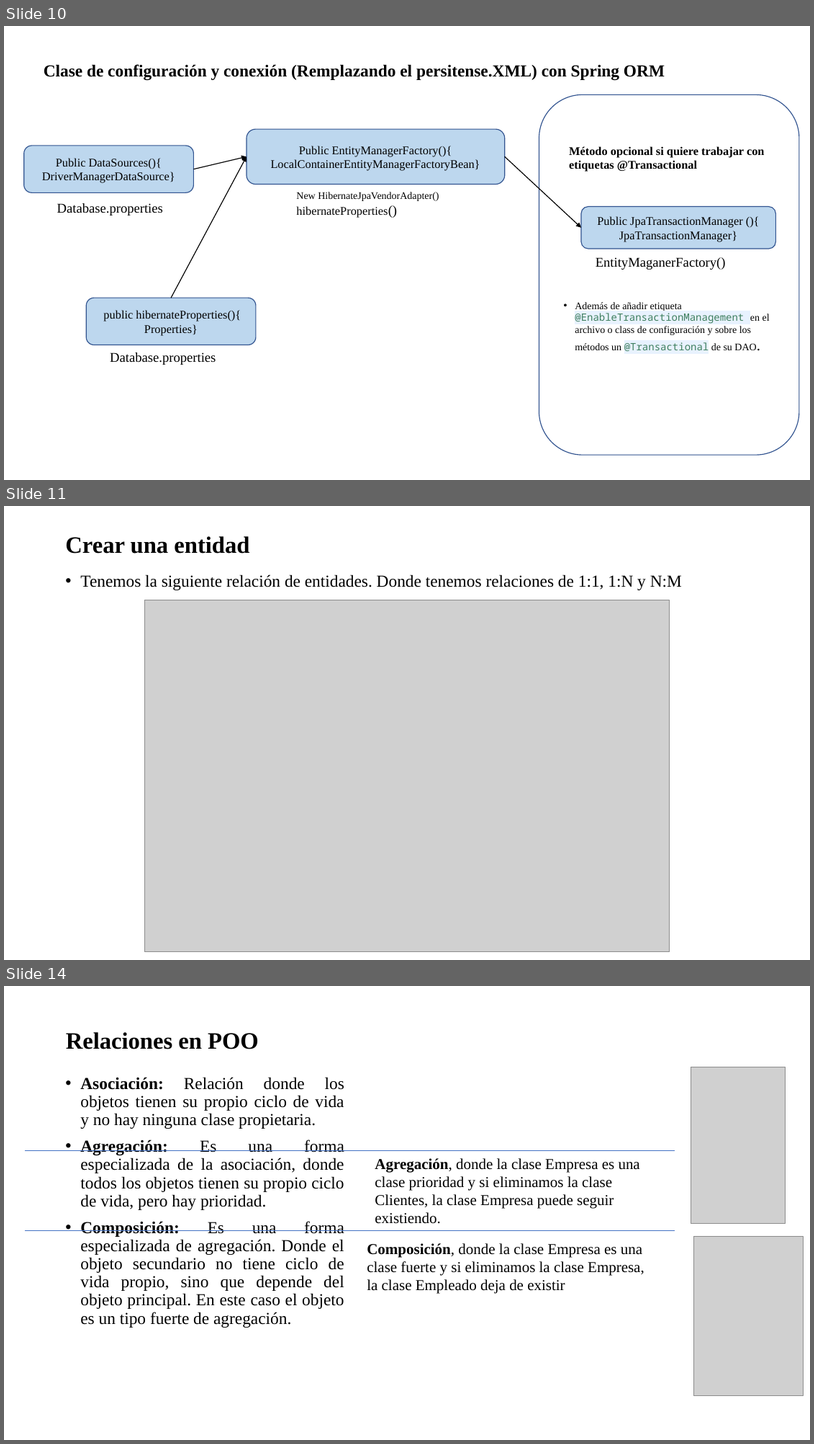
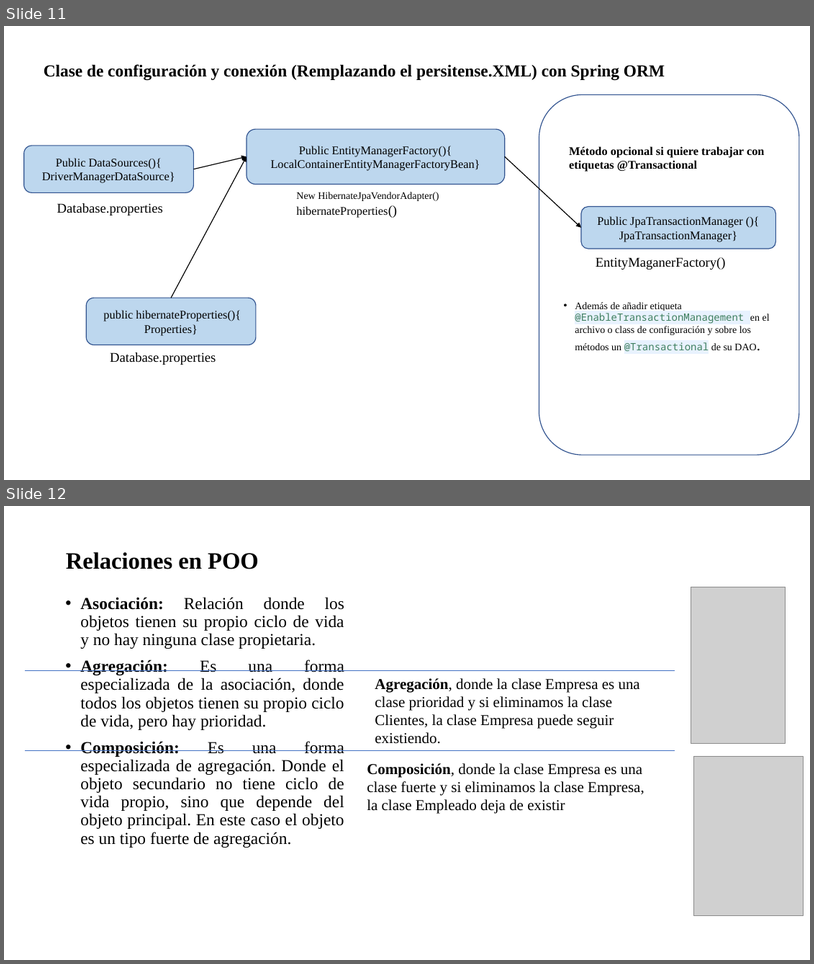
Before and after one commit to soycperez/jpa-concepts, a slide deck: JPA.pptx. Shown one above the other, each under a label of ours: slides 10, 11 and 14 before the commit, slides 11 and 12 after it; the slides between them are not shown. The pictures are 814x1444 and 814x964 pixels, drawn with LibreOffice and Linux fonts; fonts in the diff are those of the drawing; grey boxes stand for pictures; background and template pictures are left out. Boxes give left, top, right and bottom in pixels: in the first picture for what was removed or moved away, otherwise in the second. Text is boxed around its words. In the diff, an @@ line names an element or a change of style, - is before the commit and + after.

```diff
--- a/JPA.pptx
+++ b/JPA.pptx
@@ slide 11 removed at [4, 506, 810, 960], background picture (left out) @@
@@ title removed at [65, 536, 250, 554] @@
-Crear una entidad
@@ text removed at [80, 574, 682, 590] @@
-• Tenemos la siguiente relación de entidades. Donde tenemos relaciones de 1:1, 1:N y N:M
@@ picture removed at [144, 600, 669, 952] @@
@@ what was slide 10 is now slide 11 @@
@@ what was slide 14 is now slide 12 @@
```
Also in this commit, not shown: 2 slides changed, 4 slides added, 2 other slides removed.
